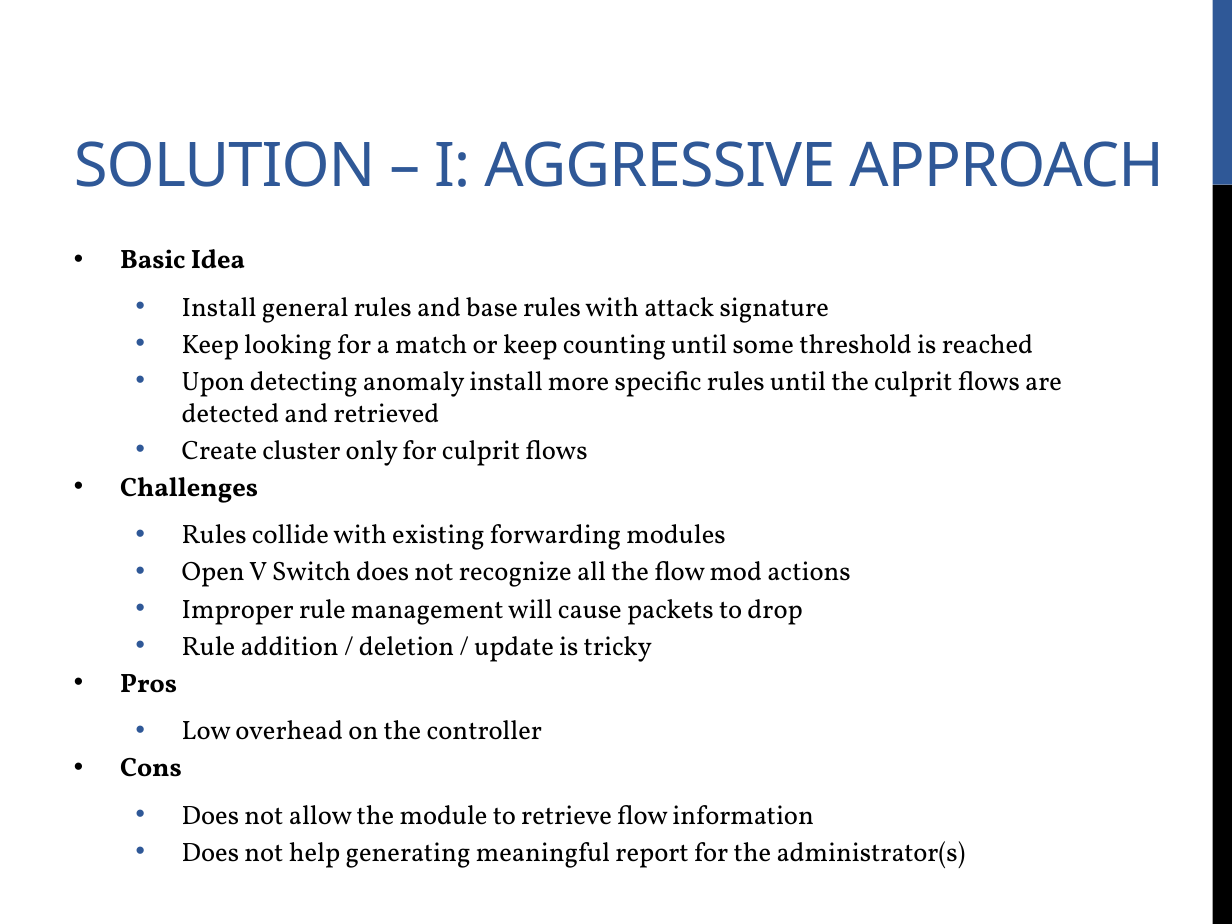
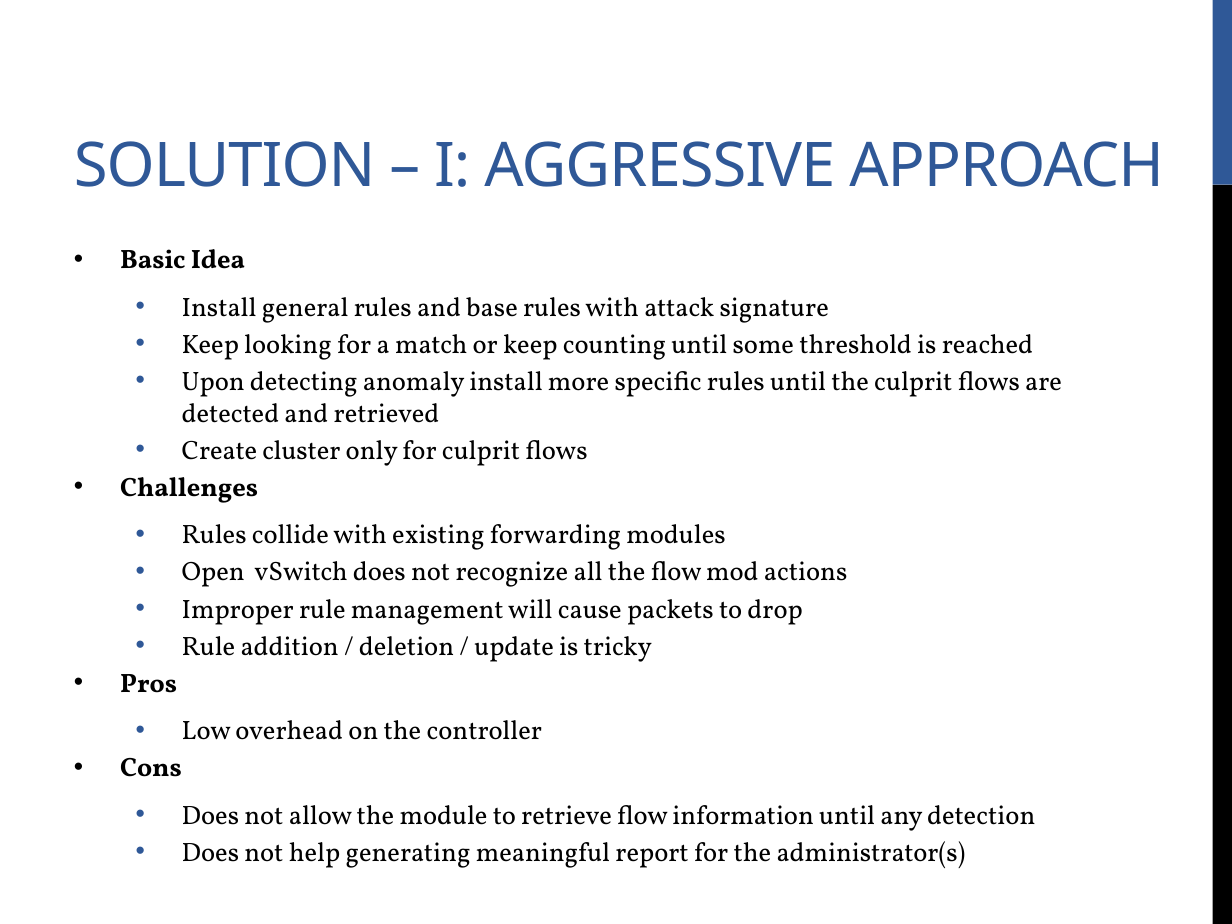
Before and after one commit to bornogit/Floodlight-AD, a slide deck: slide 7 of Slides/740- Anomaly Detector for Floodlight .pptx. Drawn at 1232x924 pixels with LibreOffice and Linux fonts; fonts in the diff are those of the drawing. Boxes give left, top, right and bottom in pixels: in the first picture for what was removed or moved away, otherwise in the second. Text is boxed around its words. In the diff, an @@ line names an element or a change of style, - is before the commit and + after.

```diff
--- a/Slides/740- Anomaly Detector for Floodlight .pptx
+++ b/Slides/740- Anomaly Detector for Floodlight .pptx
@@ text at bbox=[182, 561, 848, 587]: text changed @@
-  • Open V Switch does not recognize all the flow mod actions
+  • Open vSwitch does not recognize all the flow mod actions
@@ text at bbox=[182, 805, 1035, 831]: text changed @@
-  • Does not allow the module to retrieve flow information
+  • Does not allow the module to retrieve flow information until any detection
```
Also in this commit, not shown: 1 other slide changed, 1 slide added.
